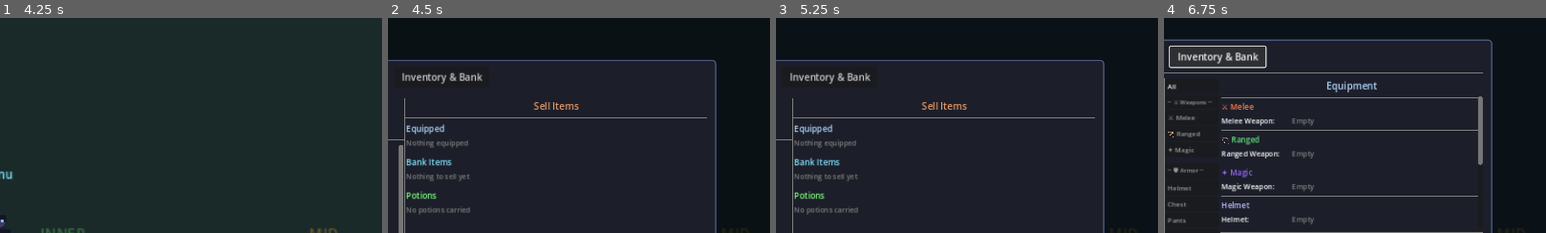
Above: before the commit, frames 1-4 (left to right).
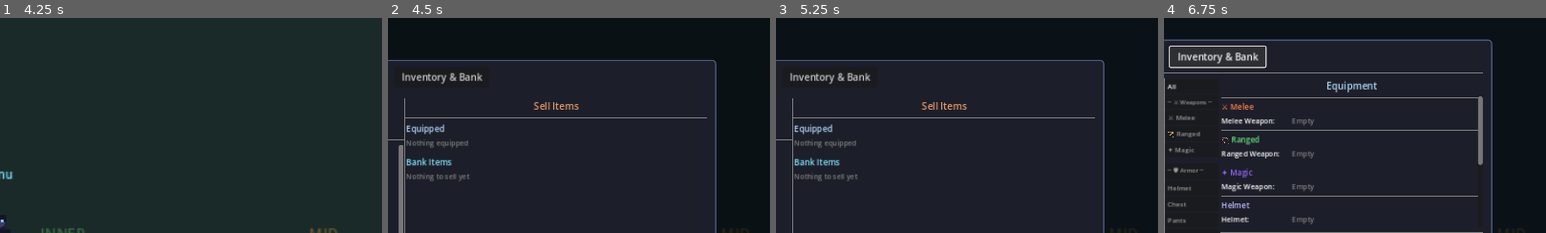
Above: after the commit, the same moments.

Repository: cbradshaw11/game-concept
Game: Godot game, scene res://scenes/world/world_scene.tscn
Same seed, same stepped clock (60 frames per second), same inputs: the game is played once before the commit and once after it.
Inputs:
- Up to frame 1 (4.25 s): tap Enter at 0.5 s; hold Right (ui_right) 0.53-1.28 s; tap Space (attack) at 0.6 s; hold Down (ui_down) 1.28-2.03 s; tap R (attack_magic) at 1.35 s; hold Right (ui_right) 2.03-2.78 s; tap Z (attack_melee) at 2.1 s; hold Up (ui_up) 2.78-3.53 s; tap Q (attack_ranged) at 2.85 s; hold Left (ui_left) from 3.53 s (still down); tap X (guard) at 3.6 s
- Up to frame 2 (4.5 s): keep holding Left (ui_left); tap E (interact) at 4.35 s
- Up to frame 3 (5.25 s): release Left (ui_left) at 5 s; click "Potions" at 5 s
- Up to frame 4 (6.75 s): click "Shop" at 5.75 s; click "Inventory & Bank" at 6.5 s
The pictures show only the part of the screen within x 50-100%, y 0-50%; the shares and areas given below are measured in that part.

Frame 1 is identical in both runs. In frame 2, 0.5% of the frame differs, in the area x 4-22%, y 80-92%; in frame 3, 0.5%; in frame 4, nothing differs.

Commit message:
feat: potions as bank items — buy goes to bank, carry/deposit between bank and pocket
Co-Authored-By: Claude Opus 4.6 (1M context) <noreply@anthropic.com>

Diff:
--- a/game/scenes/hub/unified_menu.gd
+++ b/game/scenes/hub/unified_menu.gd
@@ -28,7 +28,6 @@
 var shop_content: HBoxContainer
 var sell_equipped_vbox: VBoxContainer
 var sell_bank_vbox: VBoxContainer
-var sell_potions_vbox: VBoxContainer
 var sell_scroll: ScrollContainer
 
 # ── Inventory & Bank state ──
@@ -288,19 +287,6 @@
 	sell_bank_vbox.add_theme_constant_override("separation", 3)
 	sell_inner.add_child(sell_bank_vbox)
 
-	# Potions header + section
-	var pot_hdr_sep := HSeparator.new()
-	sell_inner.add_child(pot_hdr_sep)
-
-	var pot_hdr := Label.new()
-	pot_hdr.text = "Potions"
-	pot_hdr.add_theme_font_size_override("font_size", 14)
-	pot_hdr.add_theme_color_override("font_color", Color(0.5, 1.0, 0.5))
-	sell_inner.add_child(pot_hdr)
-
-	sell_potions_vbox = VBoxContainer.new()
-	sell_potions_vbox.add_theme_constant_override("separation", 3)
-	sell_inner.add_child(sell_potions_vbox)
 
 func _show_shop_category(cat: String) -> void:
 	shop_category = cat
@@ -432,11 +418,8 @@
 		return
 	inv.carried_gold -= cost
 	var bought_item: Dictionary = item.duplicate()
-	if bought_item.get("category", "") == "potion":
-		inv.add_potion(bought_item)
-	else:
-		inv.bank_items.append(bought_item)
-		inv.bank_changed.emit()
+	inv.bank_items.append(bought_item)
+	inv.bank_changed.emit()
 	inv.inventory_changed.emit()
 	shop_confirm_row_parent = null
 	_rebuild_shop_item_list()
@@ -463,8 +446,6 @@
 	for child in sell_equipped_vbox.get_children():
 		child.queue_free()
 	for child in sell_bank_vbox.get_children():
-		child.queue_free()
-	for child in sell_potions_vbox.get_children():
 		child.queue_free()
 
 	var inv: Node = get_node_or_null("/root/InventorySystem")
@@ -509,10 +490,12 @@
 	var bank_groups := {
 		"weapon_melee": [], "weapon_ranged": [], "weapon_magic": [],
 		"helmet": [], "breastplate": [], "pants": [], "shoes": [], "gauntlets": [],
-		"other": []
+		"potion": [], "other": []
 	}
 	for item in bank_items_arr:
-		if item.get("category", "") == "potion":
+		var cat: String = item.get("category", "")
+		if cat == "potion":
+			bank_groups["potion"].append(item)
 			continue
 		var s: String = item.get("slot", "")
 		if bank_groups.has(s):
@@ -529,6 +512,7 @@
 		{"key": "pants",          "label": "Pants",     "color": Color(0.75, 0.75, 1.0)},
 		{"key": "shoes",          "label": "Shoes",     "color": Color(0.75, 0.75, 1.0)},
 		{"key": "gauntlets",      "label": "Gauntlets", "color": Color(0.75, 0.75, 1.0)},
+		{"key": "potion",         "label": "🧪 Potions", "color": Color(0.5, 1.0, 0.5)},
 		{"key": "other",          "label": "Other",     "color": Color(0.8, 0.8, 0.8)},
 	]
 	var has_bank := false
@@ -548,65 +532,7 @@
 		empty.add_theme_color_override("font_color", Color(0.5, 0.5, 0.5))
 		sell_bank_vbox.add_child(empty)
 
-	# Carried potions
-	var potions: Array = inv.get_all_potions()
-	if potions.size() == 0:
-		var empty := Label.new()
-		empty.text = "No potions carried"
-		empty.add_theme_font_size_override("font_size", 12)
-		empty.add_theme_color_override("font_color", Color(0.5, 0.5, 0.5))
-		sell_potions_vbox.add_child(empty)
-	else:
-		for stack in potions:
-			var item: Dictionary = stack["item"]
-			var count: int = stack["count"]
-			var pid: String = stack["id"]
-			var sell_price: int = int(floor(float(item.get("cost", 5)) * 0.65))
-			if sell_price < 1:
-				sell_price = 1
-
-			var hbox := HBoxContainer.new()
-			hbox.add_theme_constant_override("separation", 8)
-			sell_potions_vbox.add_child(hbox)
-
-			var name_lbl := Label.new()
-			name_lbl.text = "%s x%d" % [item.get("name", "???"), count]
-			name_lbl.add_theme_font_size_override("font_size", 12)
-			name_lbl.custom_minimum_size = Vector2(140, 0)
-			hbox.add_child(name_lbl)
-
-			var price_lbl := Label.new()
-			price_lbl.text = "-> %dg" % sell_price
-			price_lbl.add_theme_font_size_override("font_size", 12)
-			price_lbl.add_theme_color_override("font_color", Color(0.9, 0.8, 0.2))
-			price_lbl.custom_minimum_size = Vector2(50, 0)
-			hbox.add_child(price_lbl)
-
-			var sell_btn := Button.new()
-			sell_btn.text = "Sell"
-			sell_btn.custom_minimum_size = Vector2(50, 24)
-			var p := pid
-			var sp := sell_price
-			sell_btn.pressed.connect(func(): _sell_potion(p, sp))
-			hbox.add_child(sell_btn)
-
-func _sell_potion(potion_id: String, sell_price: int) -> void:
-	var inv: Node = get_node_or_null("/root/InventorySystem")
-	if inv == null:
-		return
-	# Decrement potion count (reuse use_potion to remove one from stack)
-	if not inv.carried_potions.has(potion_id):
-		return
-	var stack: Dictionary = inv.carried_potions[potion_id]
-	if stack["count"] <= 0:
-		return
-	stack["count"] -= 1
-	if stack["count"] <= 0:
-		inv.carried_potions.erase(potion_id)
-	inv.carried_gold += sell_price
-	inv.inventory_changed.emit()
-	_rebuild_sell_panel()
-	_rebuild_shop_item_list()
+
 
 func _add_sell_sub_header(parent: VBoxContainer, text: String, color: Color) -> void:
 	var lbl := Label.new()
@@ -1022,11 +948,15 @@
 			hbox.add_child(badge_lbl)
 
 			var item_ref := item
-			var equip_btn := Button.new()
-			equip_btn.text = "Equip"
-			equip_btn.custom_minimum_size = Vector2(55, 24)
-			equip_btn.pressed.connect(func(): _equip_item(item_ref))
-			hbox.add_child(equip_btn)
+			var is_potion: bool = item.get("category", "") == "potion"
+			var action_btn := Button.new()
+			action_btn.text = "Carry" if is_potion else "Equip"
+			action_btn.custom_minimum_size = Vector2(55, 24)
+			if is_potion:
+				action_btn.pressed.connect(func(): _carry_potion(item_ref))
+			else:
+				action_btn.pressed.connect(func(): _equip_item(item_ref))
+			hbox.add_child(action_btn)
 
 			var discard_btn := Button.new()
 			discard_btn.text = "Discard"
@@ -1048,6 +978,13 @@
 	if inv == null:
 		return
 	inv.call("equip_item", item)
+	_rebuild_items_list()
+
+func _carry_potion(item: Dictionary) -> void:
+	var inv: Node = get_node_or_null("/root/InventorySystem")
+	if inv == null:
+		return
+	inv.withdraw_potion(item)
 	_rebuild_items_list()
 
 func _show_discard_confirm(row: VBoxContainer, item: Dictionary, idx: int) -> void:
@@ -1398,6 +1335,12 @@
 		use_btn.pressed.connect(func(): inv.use_potion(p))
 		hbox.add_child(use_btn)
 
+		var deposit_btn := Button.new()
+		deposit_btn.text = "Deposit"
+		deposit_btn.custom_minimum_size = Vector2(60, 24)
+		deposit_btn.pressed.connect(func(): inv.deposit_potion(p))
+		hbox.add_child(deposit_btn)
+
 func _rebuild_stats() -> void:
 	for child in stats_vbox.get_children():
 		child.queue_free()
--- a/game/scripts/systems/inventory_system.gd
+++ b/game/scripts/systems/inventory_system.gd
@@ -153,6 +153,26 @@
 		result.append({ "id": pid, "item": stack["item"], "count": stack["count"] })
 	return result
 
+func withdraw_potion(item: Dictionary) -> void:
+	var idx := bank_items.find(item)
+	if idx < 0:
+		return
+	bank_items.remove_at(idx)
+	add_potion(item)
+	bank_changed.emit()
+
+func deposit_potion(potion_id: String) -> void:
+	if not carried_potions.has(potion_id):
+		return
+	var stack: Dictionary = carried_potions[potion_id]
+	var item: Dictionary = stack["item"].duplicate()
+	stack["count"] -= 1
+	if stack["count"] <= 0:
+		carried_potions.erase(potion_id)
+	bank_items.append(item)
+	inventory_changed.emit()
+	bank_changed.emit()
+
 func on_player_death(death_position: Vector2) -> void:
 	# Equipped items are NOT dropped — only carried_items and carried_gold
 	var dropped_gold := carried_gold
